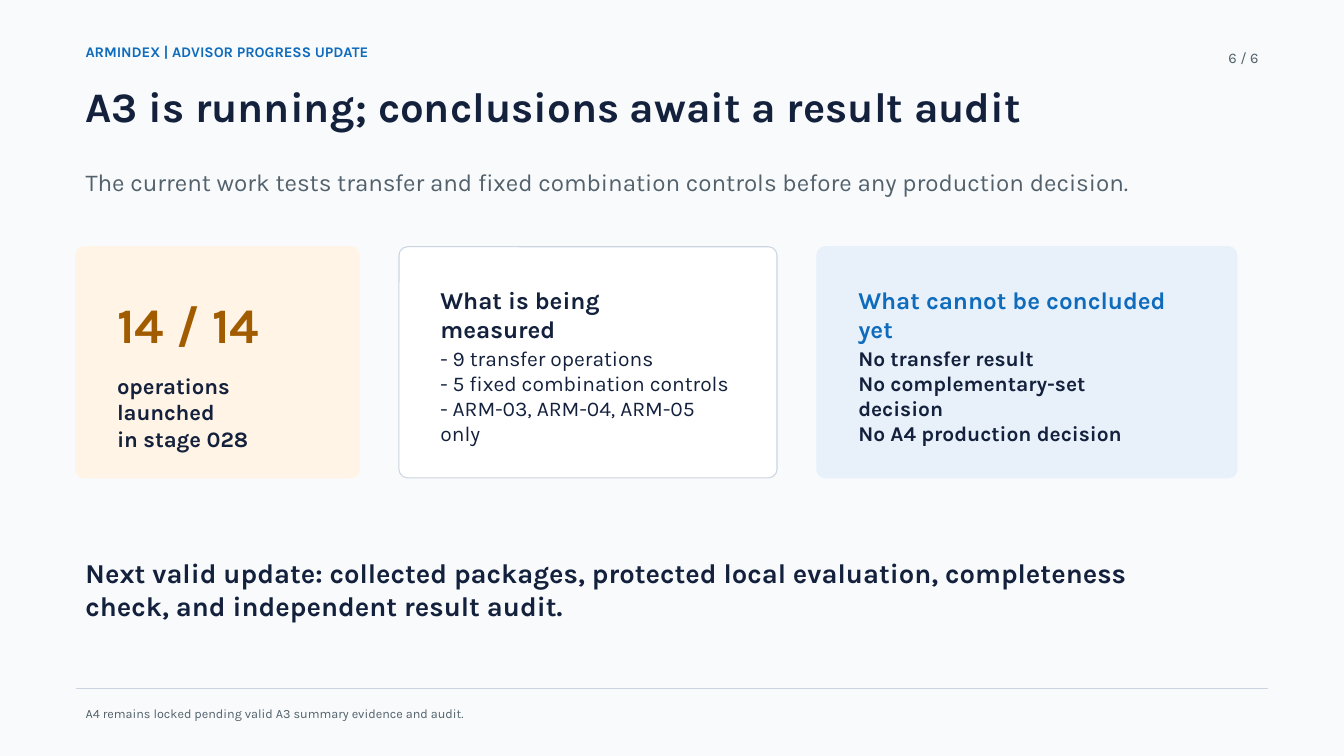
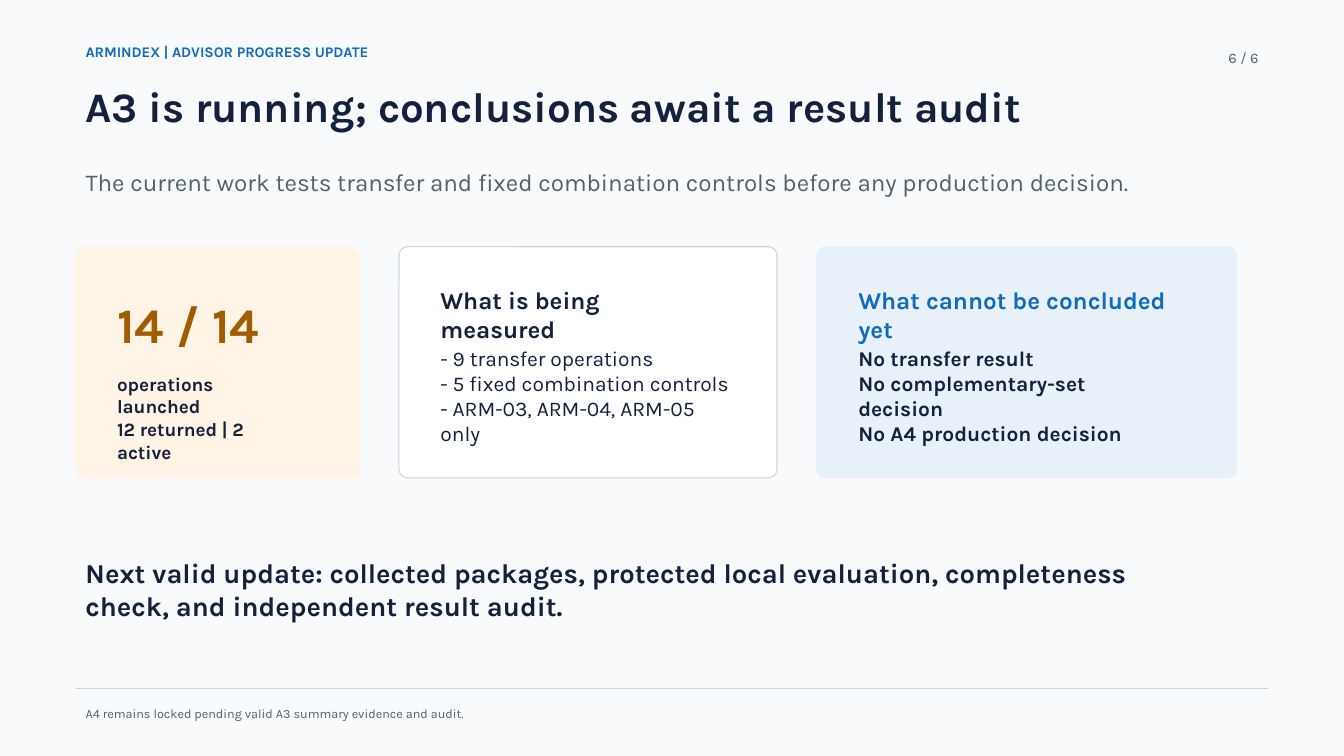
Before and after one commit to siriponsri/myIS, a slide deck: slide 6 of docs/presentation/progress/ArmIndex_Progress_A0_A3_2026-08-18.pptx. Drawn at 1344x756 pixels with LibreOffice and Linux fonts; fonts in the diff are those of the drawing. Boxes give left, top, right and bottom in pixels: in the first picture for what was removed or moved away, otherwise in the second. Text is boxed around its words. In the diff, an @@ line names an element or a change of style, - is before the commit and + after.

```diff
--- a/docs/presentation/progress/ArmIndex_Progress_A0_A3_2026-08-18.pptx
+++ b/docs/presentation/progress/ArmIndex_Progress_A0_A3_2026-08-18.pptx
@@ text at [117,377,213,414]: size 15.8 to 13.5 pt in "operations launched" @@
@@ text at [117,423,243,460]: text changed; size 15.8 to 13.5 pt @@
-in stage 028
+12 returned | 2 active
```
Also in this commit, not shown: 2 other slides changed, 5 other files.
